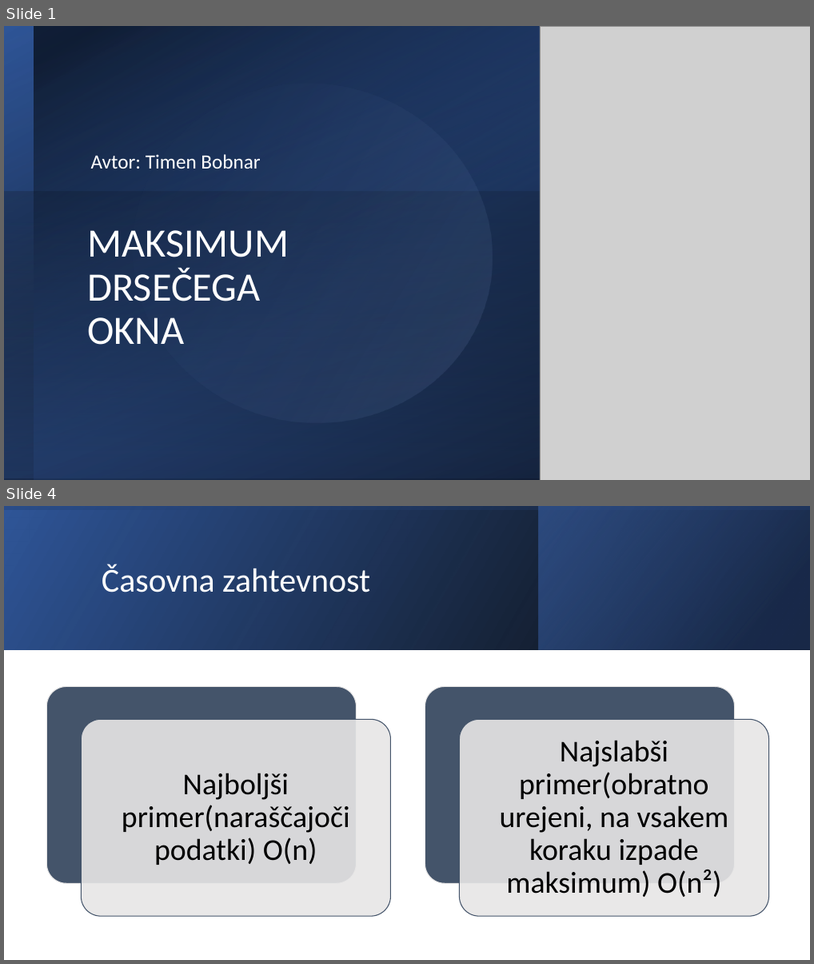
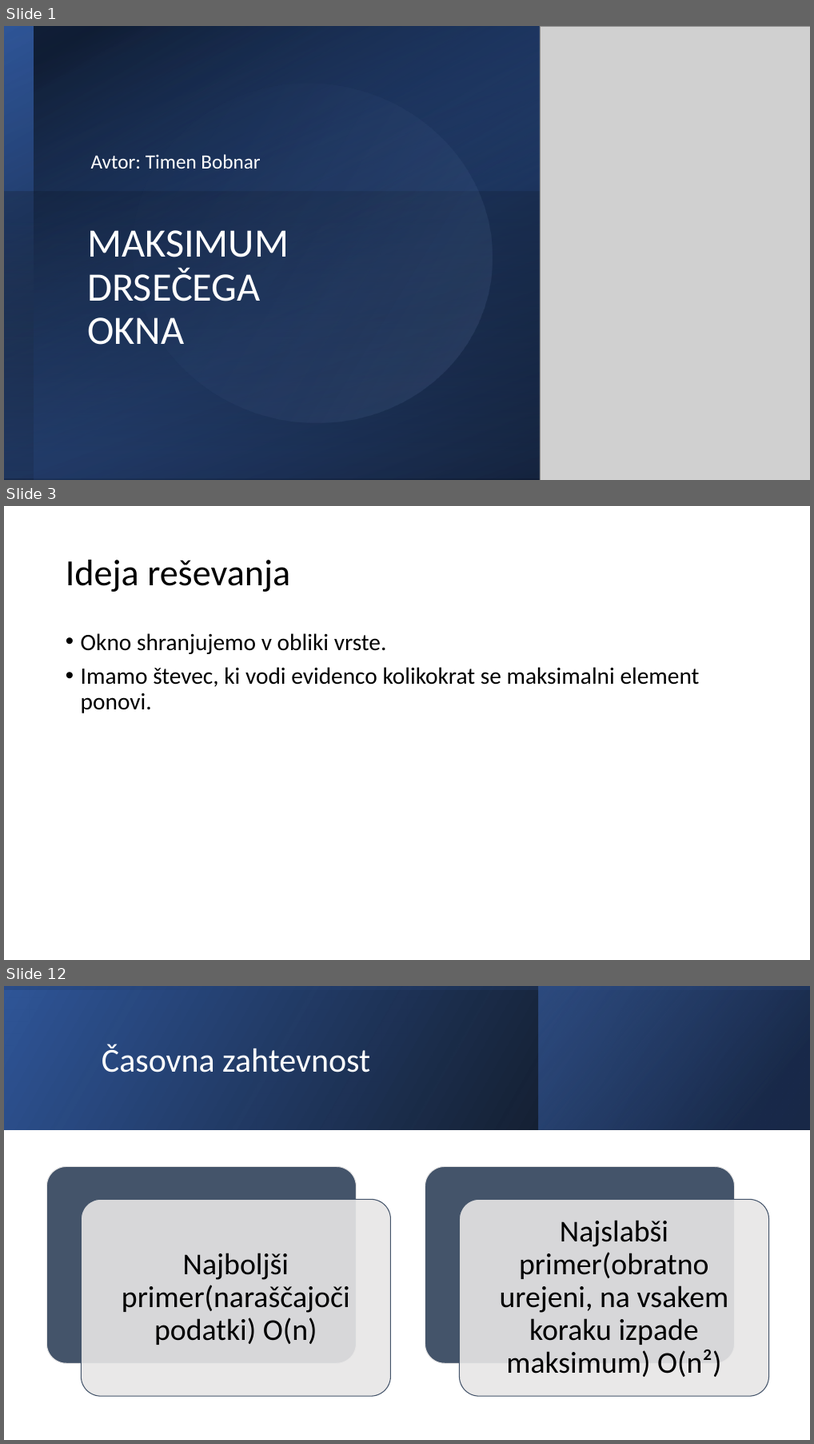
Before and after one commit to timenbob/racunalnistvo1, a slide deck: kratko vpr/MAKSIMUM DRSEČEGA.pptx. Shown one above the other, each under a label of ours: slides 1 and 4 before the commit, slides 1, 3 and 12 after it; the slides between them are not shown. The pictures are 814x964 and 814x1444 pixels, drawn with LibreOffice and Linux fonts; fonts in the diff are those of the drawing; grey boxes stand for pictures. Boxes give left, top, right and bottom in pixels: in the first picture for what was removed or moved away, otherwise in the second. Text is boxed around its words. In the diff, an @@ line names an element or a change of style, - is before the commit and + after.

```diff
--- a/kratko vpr/MAKSIMUM DRSEČEGA.pptx
+++ b/kratko vpr/MAKSIMUM DRSEČEGA.pptx
@@ slide 3 added at (4,506,810,960), background #FFFFFF @@
@@ title added at (66,560,290,592), 44 pt, text #000000 @@
+Ideja reševanja
@@ text added at (81,633,700,713), 28 pt, text #000000 @@
+• Okno shranjujemo v obliki vrste.
+• Imamo števec, ki vodi evidenco kolikokrat se maksimalni element ponovi.
@@ what was slide 4 is now slide 12 @@
```
Also in this commit, not shown: 1 slide changed, 9 other slides added, 2 slides removed, 19 other files.
